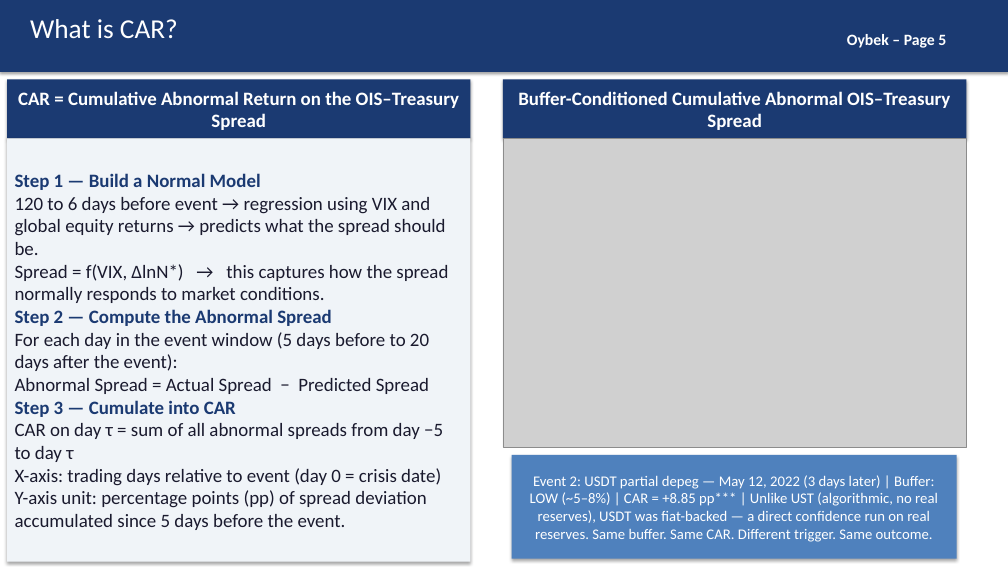
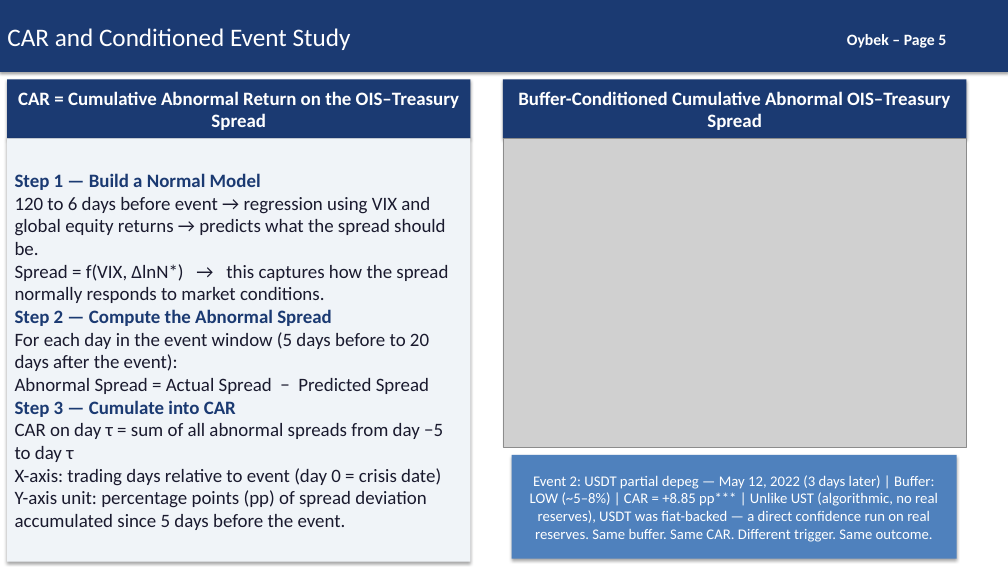
Before and after one commit to kimmireu0921/Stablecoins-and-the-Exorbitant-Privilege, a slide deck: slide 5 of presentations/0526_Stablecoin_Exorbitant_Privilege.pptx. Drawn at 1008x567 pixels with LibreOffice and Linux fonts; fonts in the diff are those of the drawing; grey boxes stand for pictures. Boxes give left, top, right and bottom in pixels: in the first picture for what was removed or moved away, otherwise in the second. Text is boxed around its words. In the diff, an @@ line names an element or a change of style, - is before the commit and + after.

```diff
--- a/presentations/0526_Stablecoin_Exorbitant_Privilege.pptx
+++ b/presentations/0526_Stablecoin_Exorbitant_Privilege.pptx
@@ text in rectangle at (7, 28, 351, 50): text added @@
+CAR and Conditioned Event Study
@@ text removed at (30, 19, 178, 38) @@
-What is CAR?
```
Also in this commit, not shown: 3 other slides changed, 1 other file.
